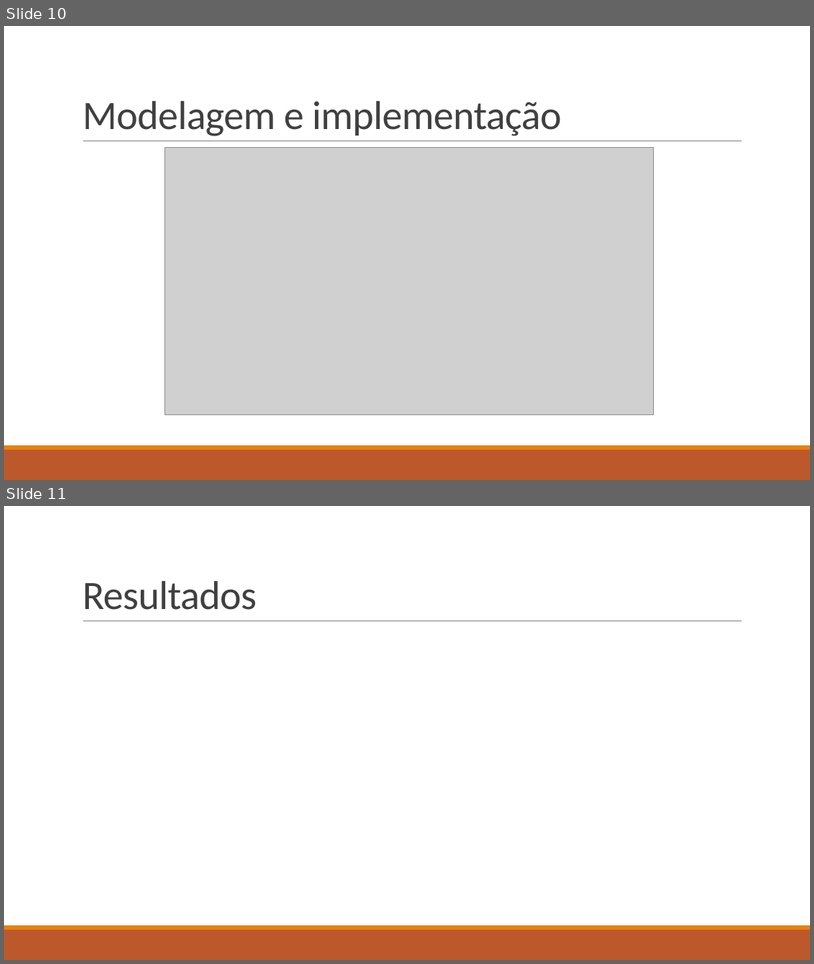
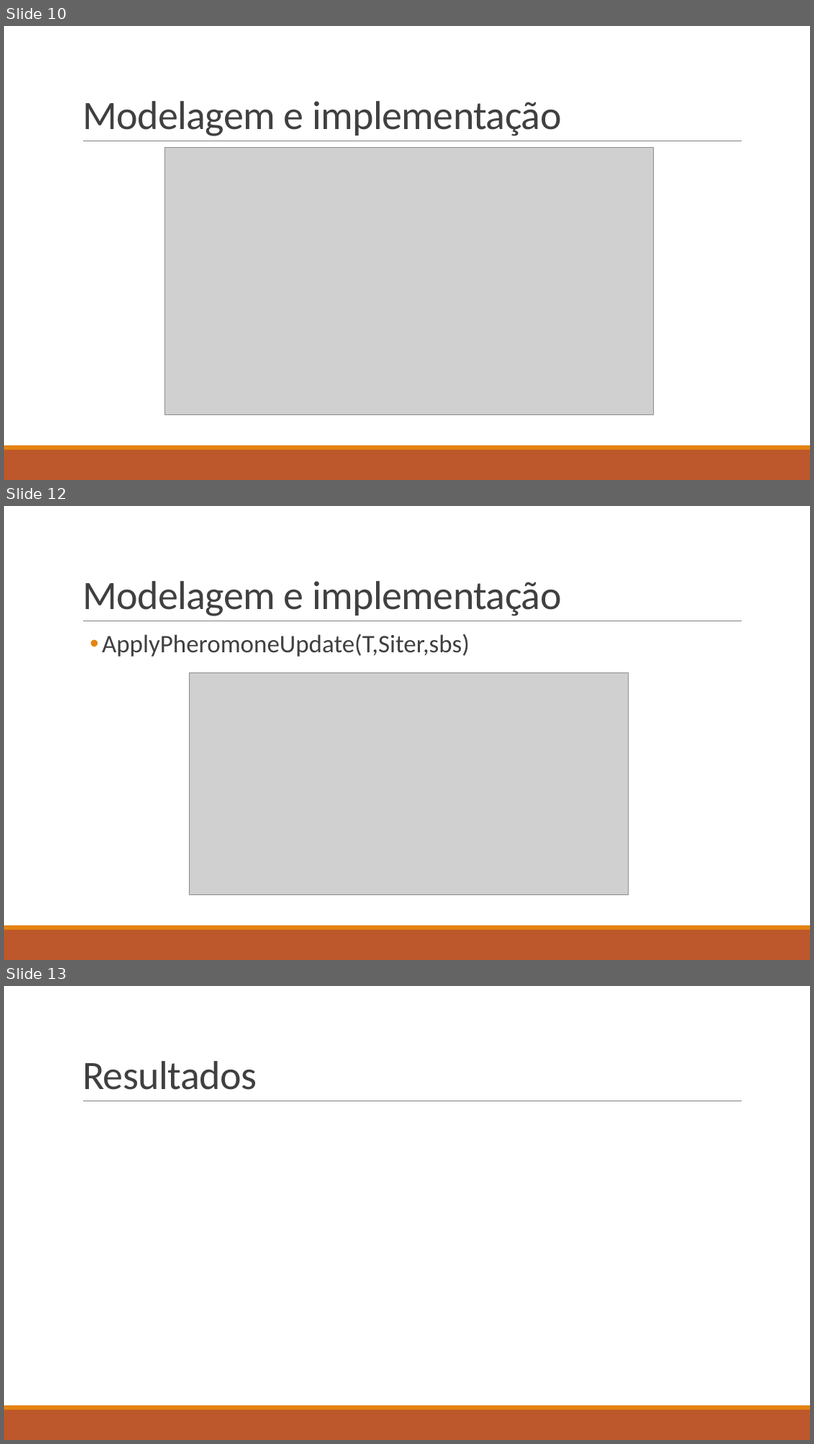
Before and after one commit to DMCabessa/TAIA, a slide deck: ACO/Ant Colony Optimization.pptx. Shown one above the other, each under a label of ours: slides 10 and 11 before the commit, slides 10, 12 and 13 after it; the slides between them are not shown. The pictures are 814x964 and 814x1444 pixels, drawn with LibreOffice and Linux fonts; fonts in the diff are those of the drawing; grey boxes stand for pictures. Boxes give left, top, right and bottom in pixels: in the first picture for what was removed or moved away, otherwise in the second. Text is boxed around its words. In the diff, an @@ line names an element or a change of style, - is before the commit and + after.

Commit message:
ppt Update

```diff
--- a/ACO/Ant Colony Optimization.pptx
+++ b/ACO/Ant Colony Optimization.pptx
@@ slide 12 added at <box>4,506,810,960</box>, background #FFFFFF; not listed: 3 template elements that a slide beside it also shows @@
@@ title added at <box>82,581,561,616</box>, 48 pt, text #404040 @@
+Modelagem e implementação
@@ text added at <box>102,633,470,656</box>, 30 pt, text #404040 @@
+  • ApplyPheromoneUpdate(T,Siter,sbs)
@@ picture added at <box>190,672,629,894</box> @@
@@ what was slide 11 is now slide 13 @@
```
Also in this commit, not shown: 1 other slide added, 2 other files.
